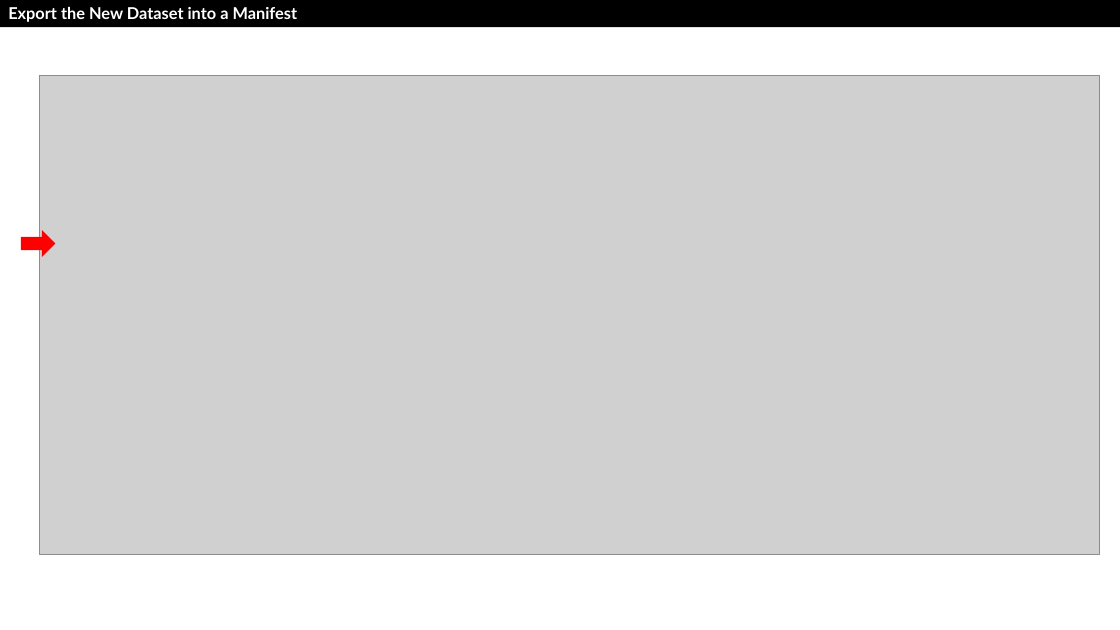
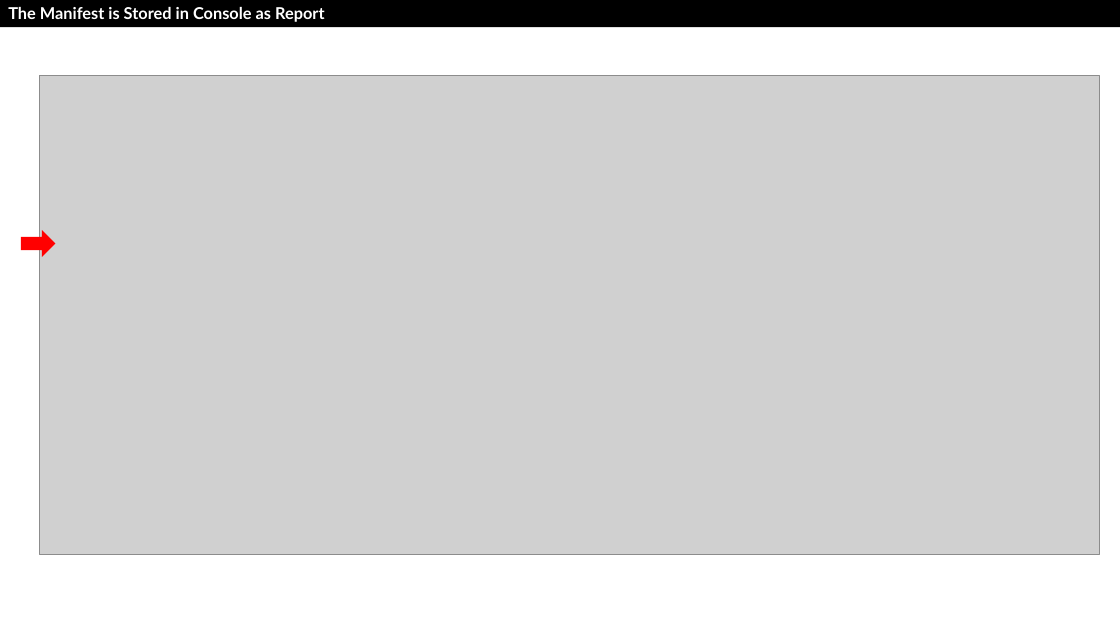
Before and after one commit to drfranknlee/udc-for-image-analytics, a slide deck: slide 16 of scenario1/recording/T101389-Scenario1-v20210921.pptx. Drawn at 1120x630 pixels with LibreOffice and Linux fonts; fonts in the diff are those of the drawing; grey boxes stand for pictures. Boxes give left, top, right and bottom in pixels: in the first picture for what was removed or moved away, otherwise in the second. Text is boxed around its words. In the diff, an @@ line names an element or a change of style, - is before the commit and + after.

```diff
--- a/scenario1/recording/T101389-Scenario1-v20210921.pptx
+++ b/scenario1/recording/T101389-Scenario1-v20210921.pptx
@@ text in rectangle at <box>8,7,325,22</box>: text changed @@
-Export the New Dataset into a Manifest
+The Manifest is Stored in Console as Report
```
Also in this commit, not shown: 9 other slides changed, 16 other files.
